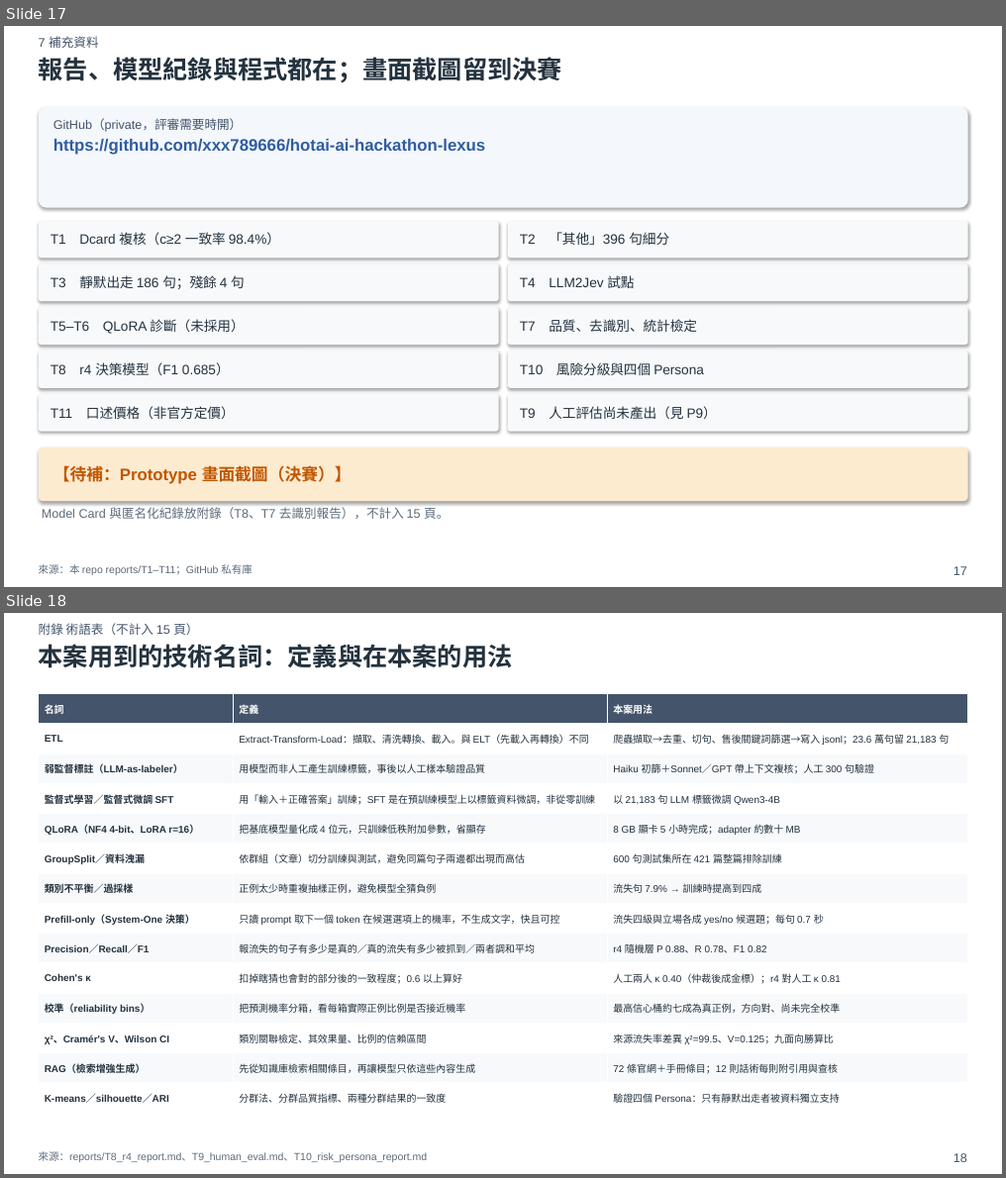
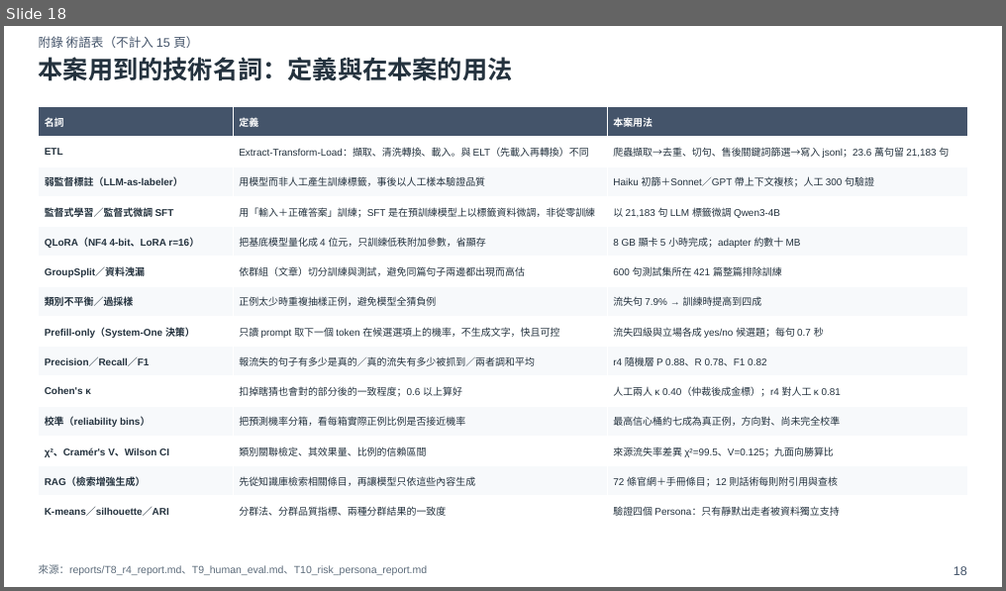
Before and after one commit to xxx789666/hotai-ai-hackathon-lexus, a slide deck: deck/初賽簡報_v0.pptx. Shown one above the other, each under a label of ours: slides 17 and 18 before the commit, slide 18 after it. The pictures are 1006x1178 and 1006x591 pixels, drawn with LibreOffice and Linux fonts; fonts in the diff are those of the drawing. Boxes give left, top, right and bottom in pixels: in the first picture for what was removed or moved away, otherwise in the second. Text is boxed around its words. In the diff, an @@ line names an element or a change of style, - is before the commit and + after.

Commit message:
初賽簡報升到 v1：套上已拍板的三層 KPI、選圖與導入時程。
附錄 A2 收來源差異、風險分布、校準與季趨勢，內容頁仍維持 15 頁。

```diff
--- a/deck/初賽簡報_v0.pptx
+++ b/deck/初賽簡報_v0.pptx
@@ slide 17 removed at bbox=[4, 26, 1002, 587], background #FFFFFF @@
@@ text removed at bbox=[39, 36, 98, 48] @@
-7 補充資料
@@ text removed at bbox=[39, 57, 562, 83] @@
-報告、模型紀錄與程式都在；畫面截圖留到決賽
@@ rounded rectangle removed at bbox=[39, 107, 968, 208] @@
@@ text removed at bbox=[54, 119, 485, 155] @@
-GitHub（private，評審需要時開）
-https://github.com/xxx789666/hotai-ai-hackathon-lexus
@@ rounded rectangle removed at bbox=[39, 221, 499, 258] @@
@@ text removed at bbox=[51, 232, 280, 245] @@
-T1 Dcard 複核（c≥2 一致率 98.4%）
@@ rounded rectangle removed at bbox=[508, 221, 968, 258] @@
@@ text removed at bbox=[520, 232, 669, 245] @@
-T2 「其他」396 句細分
@@ rounded rectangle removed at bbox=[39, 264, 499, 301] @@
@@ text removed at bbox=[51, 275, 245, 289] @@
-T3 靜默出走 186 句；殘餘 4 句
@@ rounded rectangle removed at bbox=[508, 264, 968, 301] @@
@@ text removed at bbox=[520, 275, 634, 288] @@
-T4 LLM2Jev 試點
@@ rounded rectangle removed at bbox=[39, 307, 499, 345] @@
@@ text removed at bbox=[51, 319, 244, 334] @@
-T5–T6 QLoRA 診斷（未採用）
@@ rounded rectangle removed at bbox=[508, 307, 968, 345] @@
@@ text removed at bbox=[520, 319, 697, 332] @@
-T7 品質、去識別、統計檢定
@@ rounded rectangle removed at bbox=[39, 351, 499, 388] @@
@@ rounded rectangle removed at bbox=[508, 351, 968, 388] @@
@@ text removed at bbox=[51, 363, 230, 375] @@
-T8 r4 決策模型（F1 0.685）
@@ text removed at bbox=[520, 363, 704, 375] @@
-T10 風險分級與四個 Persona
@@ rounded rectangle removed at bbox=[39, 394, 499, 432] @@
@@ text removed at bbox=[51, 406, 235, 419] @@
-T11 口述價格（非官方定價）
@@ rounded rectangle removed at bbox=[508, 394, 968, 432] @@
@@ text removed at bbox=[520, 406, 717, 419] @@
-T9 人工評估尚未產出（見 P9）
@@ rounded rectangle removed at bbox=[39, 448, 968, 501] @@
@@ text removed at bbox=[54, 466, 351, 484] @@
-【待補：Prototype 畫面截圖（決賽）】
@@ text removed at bbox=[42, 507, 449, 519] @@
-Model Card 與匿名化紀錄放附錄（T8、T7 去識別報告），不計入 15 頁。
@@ text removed at bbox=[39, 565, 252, 575] @@
-來源：本 repo reports/T1–T11；GitHub 私有庫
@@ text removed at bbox=[953, 567, 967, 575] @@
-17
```
Also in this commit, not shown: 6 slides changed, 4 slides added, 2 other slides removed, 13 other files.
